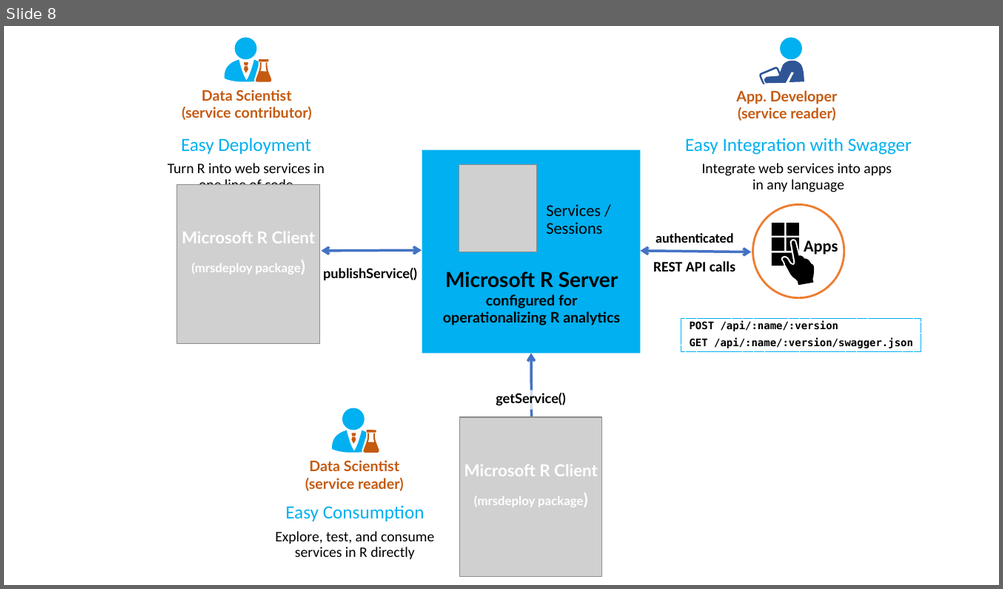
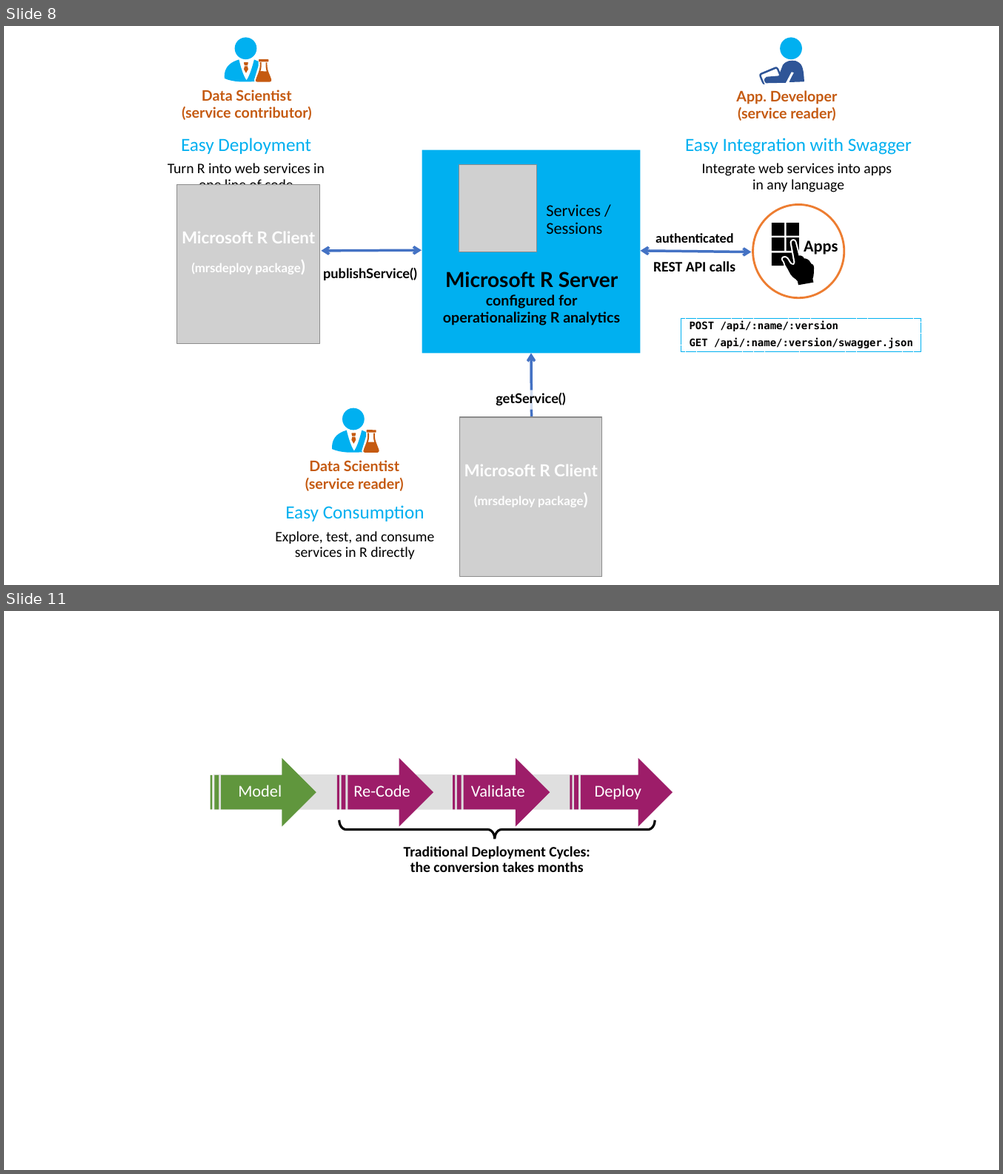
Before and after one commit to MicrosoftDocs/machine-learning-server-docs, a slide deck: microsoft-r/media/o16n/about-o16n.pptx. Shown one above the other, each under a label of ours: slide 8 before the commit, slides 8 and 11 after it; the slides between them are not shown. The pictures are 1003x589 and 1003x1174 pixels, drawn with LibreOffice and Linux fonts; fonts in the diff are those of the drawing; grey boxes stand for pictures. Boxes give left, top, right and bottom in pixels: in the first picture for what was removed or moved away, otherwise in the second. Text is boxed around its words. In the diff, an @@ line names an element or a change of style, - is before the commit and + after.

```diff
--- a/microsoft-r/media/o16n/about-o16n.pptx
+++ b/microsoft-r/media/o16n/about-o16n.pptx
@@ slide 11 added at [4, 611, 999, 1170], background #FFFFFF @@
@@ striped right arrow added at [210, 758, 316, 826], fill #60963D, 16 pt, text #FFFFFF @@
+Model
@@ striped right arrow added at [337, 758, 433, 826], fill #9D1D69, 16 pt, text #FFFFFF @@
+Re-Code
@@ striped right arrow added at [452, 758, 549, 826], fill #9D1D69, 16 pt, text #FFFFFF @@
+Validate
@@ striped right arrow added at [569, 758, 672, 826], fill #9D1D69, 16 pt, text #FFFFFF @@
+Deploy
@@ rectangle added at [213, 775, 643, 809], fill #BFBFBF at 49% opacity @@
@@ right brace added at [339, 820, 654, 840], outline #000000 2.25 pt @@
@@ text added at [404, 846, 590, 872], 14 pt, text #000000, bold @@
+Traditional Deployment Cycles:
+the conversion takes months
```
Also in this commit, not shown: 21 other slides added, 8 other files.
